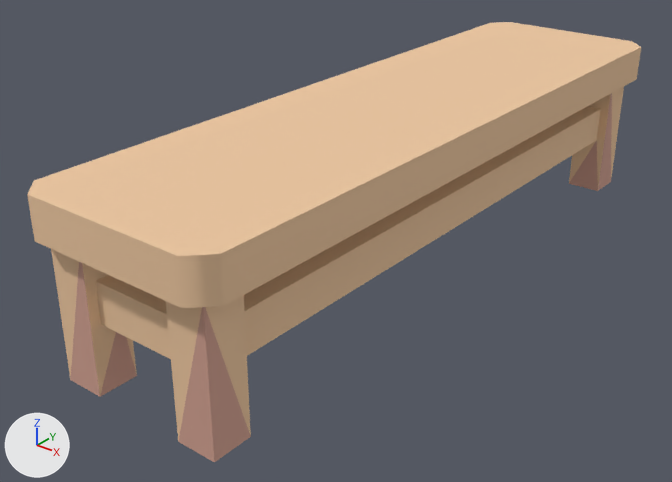
The glTF model example_game/world/props/stall-bench.prop/model.glb as it was, and as the next commit left it.
Rendered twice from a 50 mm lens placed at (1.6, -2.32, 1.42), pointed at (-0.11, -0.19, 0.09). Arrows for +X, +Y and +Z are at lower left; the lights stay in place. The first picture is the older version. Vertices at exactly the same position are counted once.

Script lines for the objects in view, before the commit:
```python
me_model = bpy.data.meshes.new('model')
me_model.from_pydata(...)  # 84 vertices, 172 faces; spans x -0.32..0.32, y -1.17..1.17, z -0.02..0.54
me_model.materials.append(mat_style)
ob_model = bpy.data.objects.new('model', me_model)
ob_model.location = (0.0, 0.0, 0.0)
```
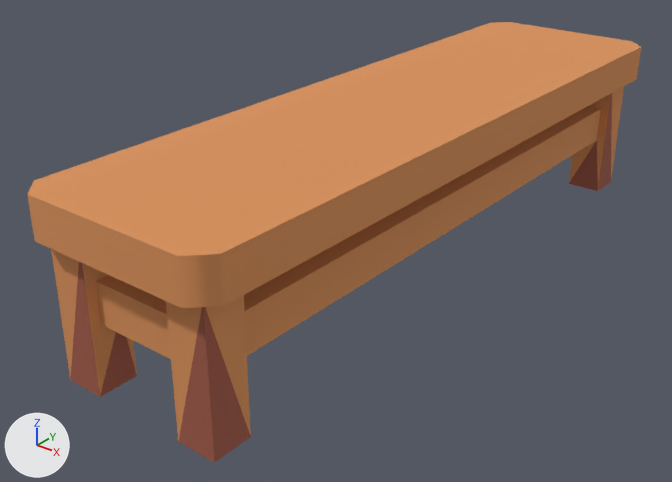
The change, as a diff of the scene's bpy script:
```diff
--- a/example_game/world/props/stall-bench.prop/model.glb.py
+++ b/example_game/world/props/stall-bench.prop/model.glb.py
@@ me_model @@
 me_model.from_pydata(...)  # 84 vertices, 172 faces; spans x -0.32..0.32, y -1.17..1.17, z -0.02..0.54
 # used by ob_model
+# me_model part 1: 146 faces centred in x -0.32..0.32, y -1.17..1.17, z 0.12..0.54 are repainted in the vertex colours; the middle colour goes from beige #edc7a0 to orange #d9915a
+# me_model part 2: 26 faces centred in x -0.27..0.27, y -1.12..1.12, z -0.02..0.13 are repainted in the vertex colours; the middle colour goes from beige #d0a090 to brown #a05a47
 me_model.materials.append(mat_style)
```

What differs and where, as boxes (x1, y1, x2, y2) in the pictures (672 x 482 px):
part 1 of me_model, recoloured (beige to orange): (27, 22, 641, 441) in both
part 2 of me_model, recoloured: (70, 93, 612, 462) in both
